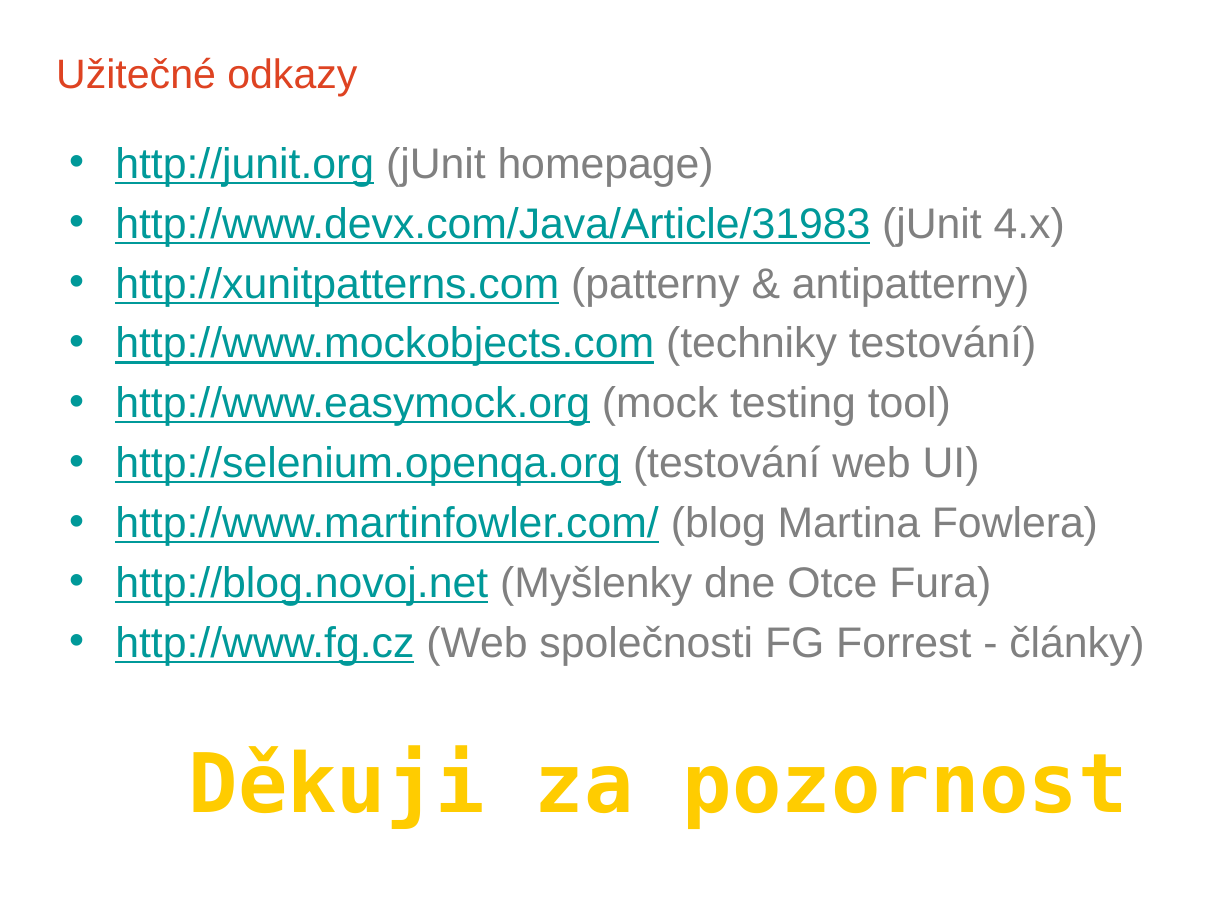
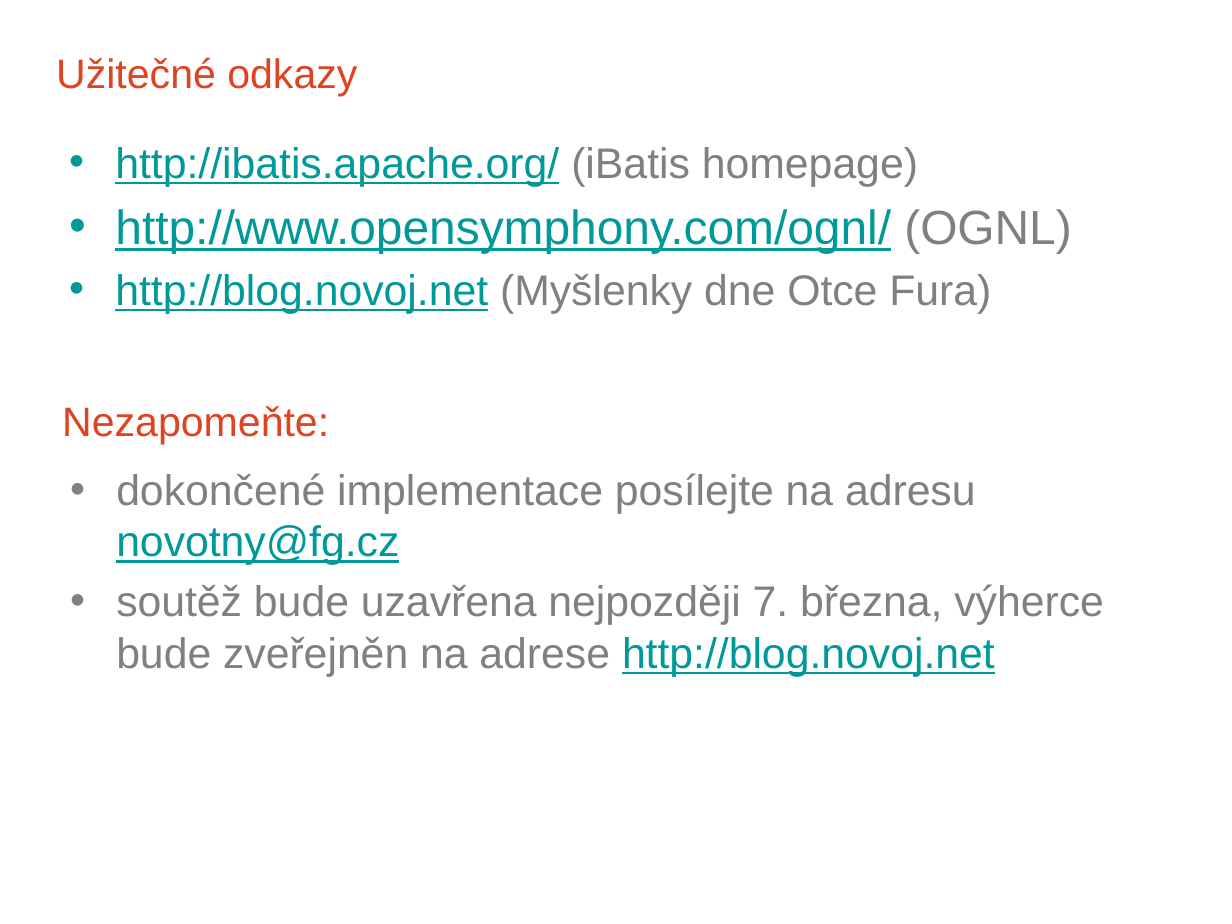
Before and after one commit to novoj/iBatisWorkShop, a slide deck: slide 13 of docs/iBatis 3 Workskop CZJUG.pptx (slide 4 before the commit). Drawn at 1232x924 pixels with LibreOffice and Linux fonts; fonts in the diff are those of the drawing; background and template pictures are left out. Boxes give left, top, right and bottom in pixels: in the first picture for what was removed or moved away, otherwise in the second. Text is boxed around its words. In the diff, an @@ line names an element or a change of style, - is before the commit and + after.

```diff
--- a/docs/iBatis 3 Workskop CZJUG.pptx
+++ b/docs/iBatis 3 Workskop CZJUG.pptx
@@ text at box(115, 147, 1071, 253): text changed @@
-• http://junit.org (jUnit homepage)
-• http://www.devx.com/Java/Article/31983 (jUnit 4.x)
-• http://xunitpatterns.com (patterny & antipatterny)
-• http://www.mockobjects.com (techniky testování)
-• http://www.easymock.org (mock testing tool)
-• http://selenium.openqa.org (testování web UI)
-• http://www.martinfowler.com/ (blog Martina Fowlera)
+• http://ibatis.apache.org/ (iBatis homepage)
+• http://www.opensymphony.com/ognl/ (OGNL)
@@ text added at box(62, 406, 329, 445), 24 pt, text #DE4322 @@
+Nezapomeňte:
@@ text added at box(116, 473, 1104, 676), 25 pt, text #808080 @@
+• dokončené implementace posílejte na adresu novotny@fg.cz
+• soutěž bude uzavřena nejpozději 7. března, výherce bude zveřejněn na adrese http://blog.novoj.net
@@ text at box(115, 625, 1144, 665): paragraph removed @@
-• http://www.fg.cz (Web společnosti FG Forrest - články)
@@ text removed at box(189, 745, 1128, 829) @@
-Děkuji za pozornost
```
Also in this commit, not shown: 3 other slides changed, 9 slides added.
